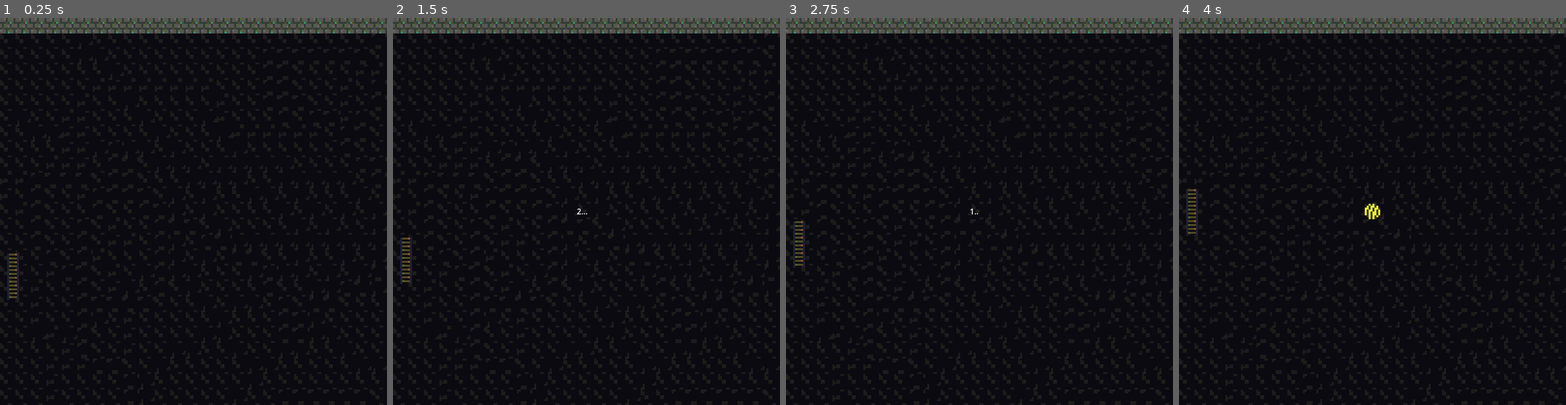
Above: before the commit, frames 1-4 (left to right).
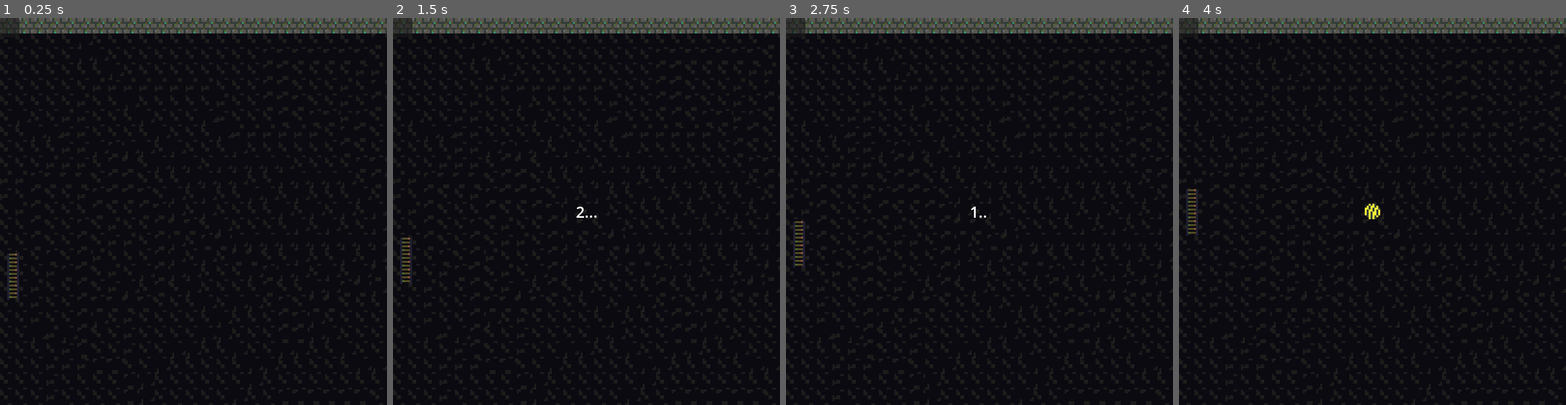
Above: after the commit, the same moments.

Repository: ArcaneEchoStudios/dtd
Game: Godot game, scene res://scenes/poing/Scenes/poing.tscn
The game is run twice, just before and just after one commit, with the same random seed, the same clock (stepped at 60 frames per second) and the same inputs. This scene is started directly instead of the project's main scene.
Inputs:
- Up to frame 1 (0.25 s): no input
- Up to frame 2 (1.5 s): hold D (player_right_a) from 0.53 s (still down); tap W (player_up_a) at 0.77 s; tap Enter at 1.25 s
- Up to frame 3 (2.75 s): tap W (player_up_a) at 1.52 s; tap Space at 2 s; release D (player_right_a) at 2.03 s; hold A (player_left_a) from 2.03 s (still down)
- Up to frame 4 (4 s): release A (player_left_a) at 2.78 s; hold D (player_right_a) from 2.78 s (still down); tap W (player_up_a) at 3.02, 3.77 s; tap Enter at 3.5 s

The runs differ from the first frame. In frame 1, 0.1% of the frame differs, in the area x 0-5%, y 0-4%; in frame 2, 0.2%, in the area x 0-53%, y 0-52%; in frame 3, 0.2%; in frame 4, 0.1%.

Commit message:
Add scoring

Diff:
--- a/scenes/poing/Scenes/poing.tscn
+++ b/scenes/poing/Scenes/poing.tscn
@@ -1,8 +1,14 @@
-[gd_scene load_steps=4 format=3 uid="uid://dsq10is8plmi2"]
+[gd_scene load_steps=6 format=3 uid="uid://dsq10is8plmi2"]
 
 [ext_resource type="PackedScene" uid="uid://t2ubfekjrrep" path="res://scenes/poing/Scenes/level.tscn" id="1_ackde"]
 [ext_resource type="Script" path="res://scenes/poing/Scenes/poing.gd" id="1_aot4d"]
 [ext_resource type="PackedScene" uid="uid://pf02wcbkmmti" path="res://scenes/poing/Scenes/paddle.tscn" id="2_32h57"]
+
+[sub_resource type="SystemFont" id="SystemFont_76beo"]
+
+[sub_resource type="LabelSettings" id="LabelSettings_56tbg"]
+font = SubResource("SystemFont_76beo")
+font_size = 32
 
 [node name="Poing" type="Node2D"]
 script = ExtResource("1_aot4d")
@@ -33,10 +39,18 @@
 
 [node name="Label" type="Label" parent="HUD/RoundStartTimer"]
 layout_mode = 2
+label_settings = SubResource("LabelSettings_56tbg")
 vertical_alignment = 1
 
 [node name="Timer" type="Timer" parent="HUD/RoundStartTimer"]
 wait_time = 0.333
 autostart = true
 
+[node name="ScoreBoard" type="PanelContainer" parent="HUD"]
+offset_right = 40.0
+offset_bottom = 40.0
+
+[node name="HSplitContainer" type="HSplitContainer" parent="HUD/ScoreBoard"]
+layout_mode = 2
+
 [connection signal="timeout" from="HUD/RoundStartTimer/Timer" to="." method="_on_timer_timeout"]
